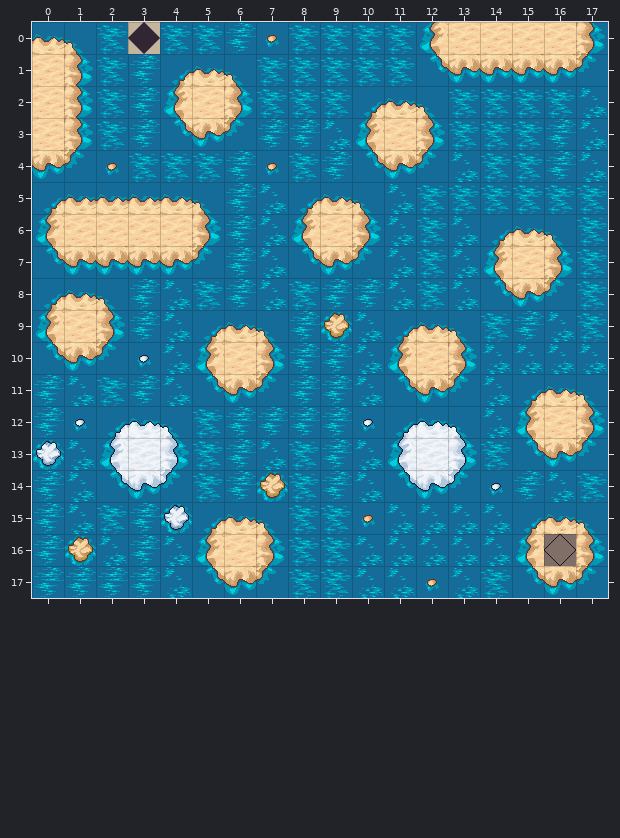
One commit to this Tiled map: maps/g6_5a.tmx. Above: the version before the commit.
Cells are 32x32 px. Shown: x 0..17, y 0..17.
Now the later version:
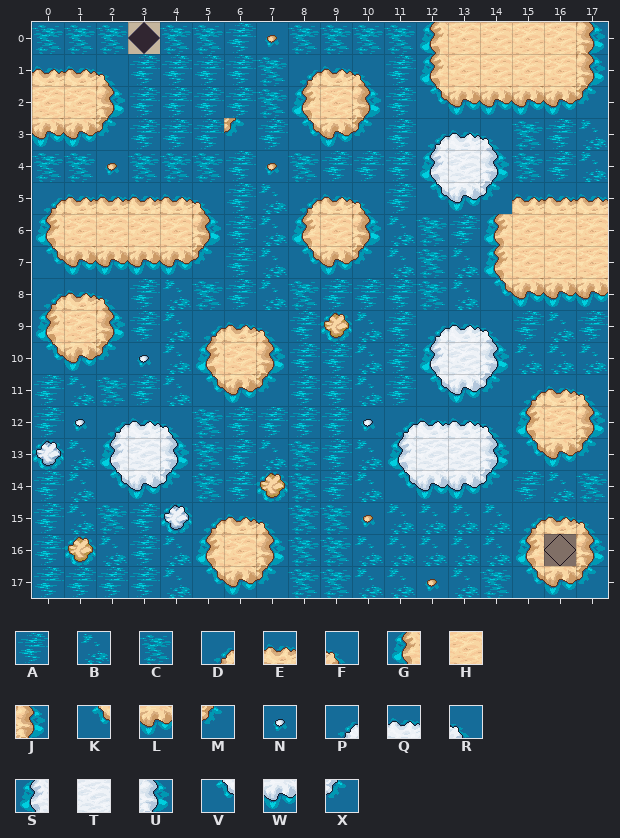
Key: from "terrain": A 187, B 188, C 189, D 277, E 278, F 279, G 309, H 310, J 311, K 341, L 342, M 343, N 565, P 629, Q 630, R 631, S 661, T 662, U 663, V 693, W 694, X 695.
_ is an empty cell, . an unchanged one.
Edits made:
--- layer "ground"
@@ x 0..17 @@
- 0 EF................
- 1 HJC.DEF.CCCCKLLLLM
- 2 .JC.GHJ.CCDEFCCCCB
- 3 HJC.KL..ABGHJCC...
- 4 LM........KLMBC...
- 5 ...........BCCCCCC
- 6 .............BDEFC
- 7 ................JC
- 8 ...........B....MC
- 9 ...........DEFC..C
-10 ...........GHJB...
-11 ...........KLMB...
-12 .............RB...
-13 .............UC...
-14 .............XN...
+ 0 CC................
+ 1 EEF.AAA.DEFAGHHHHJ
+ 2 .HJ.AAA.GHJAKLLLLM
+ 3 LLM.AA..KLMAPQR...
+ 4 CC........AASTU...
+ 5 ...........AVWXEEE
+ 6 .............AGHHH
+ 7 ................HH
+ 8 ...........A....LL
+ 9 ...........APQR..A
+10 ...........ASTU...
+11 ...........AVWX...
+12 .............QR...
+13 .............TU...
+14 .............WX...
Changed places in both pictures, as pixel boxes (x1, y1, x2, y2):
changed: (32, 25, 127, 182)
changed: (162, 55, 256, 149)
changed: (288, 54, 608, 499)
